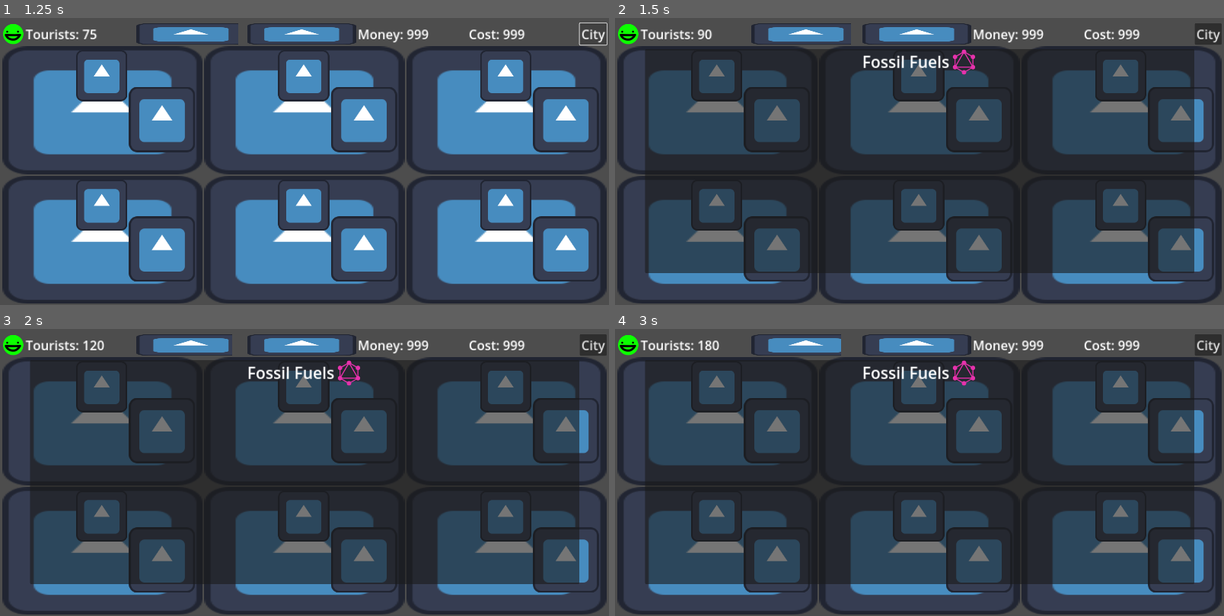
Above: before the commit, frames 1-4 (two rows, left to right).
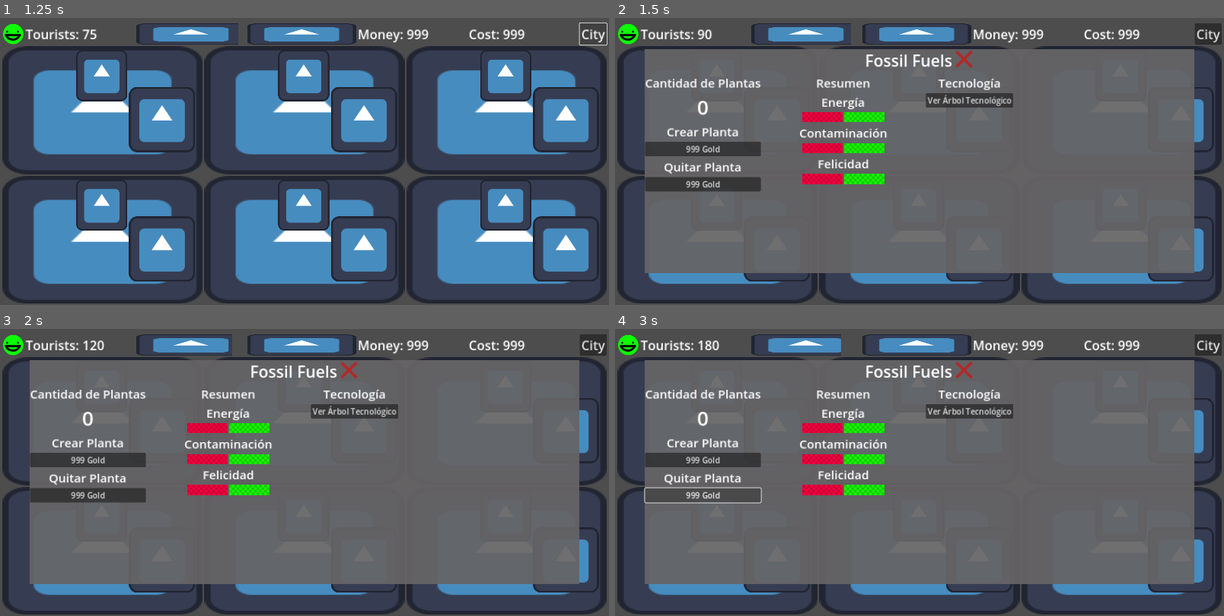
Above: after the commit, the same moments.

Repository: daniel-macias/energy-game
Game: Godot game, scene res://scenes/game.tscn
The game is run twice, just before and just after one commit, with the same random seed, the same clock (stepped at 60 frames per second) and the same inputs. The engine's default icon, where the game draws it, is replaced by a stand-in: a white triangle on a blue panel in a dark square.
Inputs (mouse positions are in pixels of both pictures, inside the frame that each line leads up to):
- Up to frame 1 (1.25 s): click "City" at 0.5 s
- Up to frame 2 (1.5 s): click (718, 75) at 1.27 s
- Up to frame 3 (2 s): no input
- Up to frame 4 (3 s): click (700, 461) at 2 s, where only the run after the commit has a clickable "999 Gold"; click (700, 495) at 2.75 s, where only the run after the commit has a clickable "999 Gold"

Frame 1 is identical in both runs. In frame 2, 67% of the frame differs, in the area x 4-96%, y 10-89%; in frame 3, 67%; in frame 4, 67%.

Commit message:
finished adding menu ui

Diff:
--- a/scenes/game.tscn
+++ b/scenes/game.tscn
@@ -1,9 +1,15 @@
-[gd_scene load_steps=5 format=3 uid="uid://c7a8cexa0tn2l"]
+[gd_scene load_steps=9 format=3 uid="uid://c7a8cexa0tn2l"]
 
 [ext_resource type="Texture2D" uid="uid://bjcmyhwx6rxme" path="res://test.png" id="1_s5s73"]
 [ext_resource type="Script" path="res://scripts/GameManager.gd" id="1_wxrd0"]
 [ext_resource type="Texture2D" uid="uid://bpbnk8p61xp2l" path="res://icon.svg" id="1_wyxp4"]
 [ext_resource type="PackedScene" uid="uid://m20qguwbdhdt" path="res://scenes/room.tscn" id="2_ylmqk"]
+[ext_resource type="Texture2D" uid="uid://e0p7qh6t4oc" path="res://x.png" id="5_chb1t"]
+[ext_resource type="Texture2D" uid="uid://dg8xsl0g7grmg" path="res://bar_red.png" id="6_3ovbx"]
+[ext_resource type="Texture2D" uid="uid://0nouyg7lop5u" path="res://bar_green.png" id="7_udmlx"]
+
+[sub_resource type="StyleBoxFlat" id="StyleBoxFlat_h7ljl"]
+bg_color = Color(0.397915, 0.390726, 0.39622, 0.929412)
 
 [node name="Control" type="Control"]
 layout_mode = 3
@@ -91,6 +97,7 @@
 
 [node name="Control" parent="VBoxContainer/GridContainer" instance=ExtResource("2_ylmqk")]
 layout_mode = 2
+plant_amount = 1
 
 [node name="Control2" parent="VBoxContainer/GridContainer" instance=ExtResource("2_ylmqk")]
 layout_mode = 2
@@ -125,21 +132,146 @@
 offset_bottom = 280.0
 grow_horizontal = 2
 grow_vertical = 2
+theme_override_styles/panel = SubResource("StyleBoxFlat_h7ljl")
 
 [node name="VBoxContainer" type="VBoxContainer" parent="PanelContainer"]
 layout_mode = 2
 
-[node name="HBoxContainer" type="HBoxContainer" parent="PanelContainer/VBoxContainer"]
+[node name="TopBar" type="HBoxContainer" parent="PanelContainer/VBoxContainer"]
 layout_mode = 2
 alignment = 1
 
-[node name="EnergyType" type="Label" parent="PanelContainer/VBoxContainer/HBoxContainer"]
+[node name="EnergyType" type="Label" parent="PanelContainer/VBoxContainer/TopBar"]
 layout_mode = 2
 theme_override_font_sizes/font_size = 40
 text = "Energy Type"
 horizontal_alignment = 1
 
-[node name="ExitButton" type="TextureButton" parent="PanelContainer/VBoxContainer/HBoxContainer"]
+[node name="ExitButton" type="TextureButton" parent="PanelContainer/VBoxContainer/TopBar"]
 layout_mode = 2
 size_flags_horizontal = 4
-texture_normal = ExtResource("1_s5s73")
+texture_normal = ExtResource("5_chb1t")
+
+[node name="Menu" type="HBoxContainer" parent="PanelContainer/VBoxContainer"]
+layout_mode = 2
+
+[node name="VBoxContainer" type="VBoxContainer" parent="PanelContainer/VBoxContainer/Menu"]
+layout_mode = 2
+
+[node name="Label" type="Label" parent="PanelContainer/VBoxContainer/Menu/VBoxContainer"]
+layout_mode = 2
+theme_override_font_sizes/font_size = 30
+text = "Cantidad de Plantas"
+horizontal_alignment = 1
+
+[node name="Label2" type="Label" parent="PanelContainer/VBoxContainer/Menu/VBoxContainer"]
+layout_mode = 2
+theme_override_font_sizes/font_size = 50
+text = "0
+"
+horizontal_alignment = 1
+
+[node name="Label3" type="Label" parent="PanelContainer/VBoxContainer/Menu/VBoxContainer"]
+layout_mode = 2
+theme_override_font_sizes/font_size = 30
+text = "Crear Planta"
+horizontal_alignment = 1
+
+[node name="CreatePlant" type="Button" parent="PanelContainer/VBoxContainer/Menu/VBoxContainer"]
+layout_mode = 2
+theme_override_font_sizes/font_size = 20
+text = "999 Gold"
+
+[node name="Label4" type="Label" parent="PanelContainer/VBoxContainer/Menu/VBoxContainer"]
+layout_mode = 2
+theme_override_font_sizes/font_size = 30
+text = "Quitar Planta"
+horizontal_alignment = 1
+
+[node name="DeletePlant" type="Button" parent="PanelContainer/VBoxContainer/Menu/VBoxContainer"]
+layout_mode = 2
+theme_override_font_sizes/font_size = 20
+text = "999 Gold"
+
+[node name="VBoxContainer2" type="VBoxContainer" parent="PanelContainer/VBoxContainer/Menu"]
+layout_mode = 2
+
+[node name="Label" type="Label" parent="PanelContainer/VBoxContainer/Menu/VBoxContainer2"]
+layout_mode = 2
+theme_override_font_sizes/font_size = 30
+text = "Resumen"
+horizontal_alignment = 1
+
+[node name="Label2" type="Label" parent="PanelContainer/VBoxContainer/Menu/VBoxContainer2"]
+layout_mode = 2
+theme_override_font_sizes/font_size = 30
+text = "Energía"
+horizontal_alignment = 1
+
+[node name="EnergyBars" type="HBoxContainer" parent="PanelContainer/VBoxContainer/Menu/VBoxContainer2"]
+layout_mode = 2
+
+[node name="Negative" type="TextureProgressBar" parent="PanelContainer/VBoxContainer/Menu/VBoxContainer2/EnergyBars"]
+layout_mode = 2
+value = 50.0
+fill_mode = 1
+texture_progress = ExtResource("6_3ovbx")
+
+[node name="Positive" type="TextureProgressBar" parent="PanelContainer/VBoxContainer/Menu/VBoxContainer2/EnergyBars"]
+layout_mode = 2
+value = 50.0
+texture_progress = ExtResource("7_udmlx")
+
+[node name="Label3" type="Label" parent="PanelContainer/VBoxContainer/Menu/VBoxContainer2"]
+layout_mode = 2
+theme_override_font_sizes/font_size = 30
+text = "Contaminación"
+horizontal_alignment = 1
+
+[node name="PolutionBars" type="HBoxContainer" parent="PanelContainer/VBoxContainer/Menu/VBoxContainer2"]
+layout_mode = 2
+
+[node name="Negative" type="TextureProgressBar" parent="PanelContainer/VBoxContainer/Menu/VBoxContainer2/PolutionBars"]
+layout_mode = 2
+value = 50.0
+fill_mode = 1
+texture_progress = ExtResource("6_3ovbx")
+
+[node name="Positive" type="TextureProgressBar" parent="PanelContainer/VBoxContainer/Menu/VBoxContainer2/PolutionBars"]
+layout_mode = 2
+value = 50.0
+texture_progress = ExtResource("7_udmlx")
+
+[node name="Label4" type="Label" parent="PanelContainer/VBoxContainer/Menu/VBoxContainer2"]
+layout_mode = 2
+theme_override_font_sizes/font_size = 30
+text = "Felicidad"
+horizontal_alignment = 1
+
+[node name="HappynessBar" type="HBoxContainer" parent="PanelContainer/VBoxContainer/Menu/VBoxContainer2"]
+layout_mode = 2
+
+[node name="Negative" type="TextureProgressBar" parent="PanelContainer/VBoxContainer/Menu/VBoxContainer2/HappynessBar"]
+layout_mode = 2
+value = 50.0
+fill_mode = 1
+texture_progress = ExtResource("6_3ovbx")
+
+[node name="Positive" type="TextureProgressBar" parent="PanelContainer/VBoxContainer/Menu/VBoxContainer2/HappynessBar"]
+layout_mode = 2
+value = 50.0
+texture_progress = ExtResource("7_udmlx")
+
+[node name="VBoxContainer3" type="VBoxContainer" parent="PanelContainer/VBoxContainer/Menu"]
+layout_mode = 2
+
+[node name="Label" type="Label" parent="PanelContainer/VBoxContainer/Menu/VBoxContainer3"]
+layout_mode = 2
+theme_override_font_sizes/font_size = 30
+text = "Tecnología"
+horizontal_alignment = 1
+
+[node name="CreatePlant" type="Button" parent="PanelContainer/VBoxContainer/Menu/VBoxContainer3"]
+layout_mode = 2
+theme_override_font_sizes/font_size = 20
+text = "Ver Árbol Tecnológico"
--- a/scripts/GameManager.gd
+++ b/scripts/GameManager.gd
@@ -33,8 +33,8 @@
 
 #Panel Node References
 @onready var energy_panel = $PanelContainer
-@onready var energy_title = $PanelContainer/VBoxContainer/HBoxContainer/EnergyType
-@onready var exit_button = $PanelContainer/VBoxContainer/HBoxContainer/ExitButton
+@onready var energy_title = $PanelContainer/VBoxContainer/TopBar/EnergyType
+@onready var exit_button = $PanelContainer/VBoxContainer/TopBar/ExitButton
 
 func _ready():
 	load_game()
--- a/scripts/Room.gd
+++ b/scripts/Room.gd
@@ -6,6 +6,7 @@
 @export var notification_reward = 50  # Reward when clicking the notification
 @export var clicker_reward = 10  # Reward when clicking the Clicker button
 @export var energy_type = "Fossil Fuels"
+@export var plant_amount = 0
 
 
 # Node references
Binary file added: bar_green.png
Not shown, added: bar_green.png.import
Binary file added: bar_red.png
Not shown, added: bar_red.png.import
Binary file added: checkered_green.png
Not shown, added: checkered_green.png.import
Binary file added: checkered_red.png
Not shown, added: checkered_red.png.import
Binary file added: square.png
Not shown, added: square.png.import
Binary file added: x.png
Not shown, added: x.png.import
